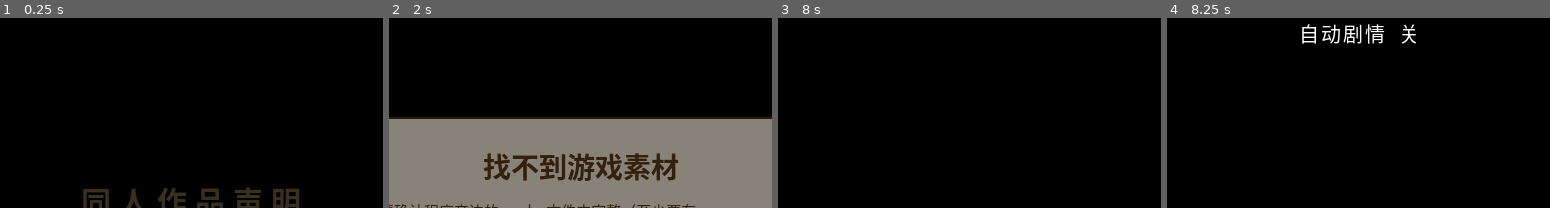
Above: before the commit, frames 1-4 (left to right).
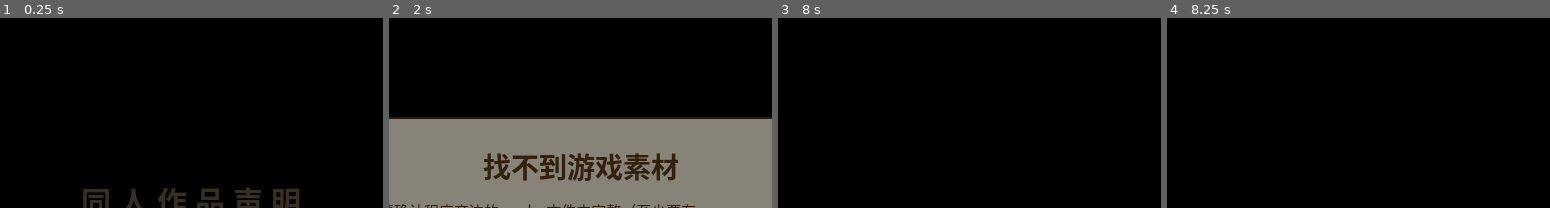
Above: after the commit, the same moments.

Repository: Jsk0o0/cztgodot
Game: Godot game, scene res://scenes/splash.tscn
Two runs of this game, one before a commit and one after it. Both use one fixed random seed, a clock stepped at 60 frames per second and the inputs below.
Inputs (mouse positions are % of the whole screen's width and height, from its top left):
- Up to frame 1 (0.25 s): no input
- Up to frame 2 (2 s): tap Enter (ui_accept) at 0.5, 0.77 s; move the mouse to (73, 54) at 0.52 s; hold Right (ui_right) 0.53-1.25 s; tap R at 0.6 s; click (73, 54) at 0.67 s; drag from (29, 70) to (45, 94) at 1.27 s
- Up to frame 3 (8 s): move the mouse to (61, 28) at 2.02 s; hold Right (ui_right) 2.03-2.75 s; hold Keypad Enter 2.03-2.75 s; click (61, 28) at 2.17 s; tap R at 2.3, 3.8, 5.1, 6.8 s; tap Enter (ui_accept) at 2.75, 3.5, 3.77, 4.25, 5, 5.75, 6.77 s; drag from (45, 94) to (19, 39) at 2.77 s; move the mouse to (81, 86) at 3.52 s; hold Left (ui_left) 3.53-4.25 s; hold Shift 3.53-4.25 s; click (81, 86) at 3.67 s; drag from (19, 39) to (35, 23) at 4.27 s; move the mouse to (55, 62) at 5.02 s; hold Down (ui_down) 5.03-5.75 s; click (55, 62) at 5.17 s; drag from (35, 23) to (29, 70) at 5.77 s; move the mouse to (73, 54) at 6.52 s; hold Up (ui_up) 6.53-7.25 s; tap Tab at 6.6 s; click (73, 54) at 6.67 s; drag from (29, 70) to (45, 94) at 7.27 s
- Up to frame 4 (8.25 s): move the mouse to (61, 28) at 8.02 s; hold Down (ui_down) from 8.03 s (still down); tap C at 8.1 s; click (61, 28) at 8.17 s
The pictures show only the part of the screen within x 25-75%, y 0-50%; the shares and areas given below are measured in that part.

Frames 1-3 are identical in both runs. In frame 4, 1.2% of the frame differs, in the area x 35-66%, y 3-14%.
Error before the commit: Trying to assign value of type 'Nil' to a variable of type 'Dictionary'. (res://scripts/battle/battle.gd:65)
Error after the commit: Parse Error: Cannot infer the type of "lp" variable because the value doesn't have a set type. (res://scripts/field/dialog.gd:670)

Commit message:
fix(dialog): 多选项鼠标悬停/点击选中 + 选项框居中

Diff:
--- a/godot/scripts/field/dialog.gd
+++ b/godot/scripts/field/dialog.gd
@@ -1,52 +1,52 @@
 class_name Dialog
 extends CanvasLayer
-## 对白 / 旁白 / 提示窗口: 原版事件指令 0x0a text → add_talkmsg 0x464be7, 绘制 talk_render 0x463be8, 输入 0x4649cf
-## text 参数 (角色, w1..w9, 文本):
-##   w1 自动推进时间 (×10 ms, 0 = 不自动); (w2,w3) 起点 → (w4,w5) 目标 (左上角, 800×600); w6 移动速度 (0 直接出现,
-##   有 0x800 时 w6 像素/帧匀速, 否则每帧走剩余距离/w6); w7×w8 宽高 (像素; 0x4000 时为字数×行数; 0 = 自动)
-##   w9 标志: 0x1 只能等计时 / 0x2 纯色底 (window_color ARGB) + 对话框边框图, 否则九宫格皮肤 / 0x8 不画继续箭头 /
-##   0x10 忽略点击 / 0x20 文字显示完才开始计时 / 0x800 匀速滑动 / 0x1000 头顶单行小泡 / 0x2000 锚定在角色头上 /
-##   0x4000 宽高以字/行计 (w8==1 时以 (x,y) 为中心) / 0x8000 不画边框图
-## 文字: 宋体 20px (原版 GDI「細明體」回退宋体), 全角前进 20+字距, 行高 20+行距, 伪粗体 + 1px 黑影, 不抗锯齿
-## 控制码: %N 换行, %Cn 调色板颜色, %Sn 每 n 帧出一个字 (%S0 一次显示完), %P 分页, %B<标签>. 选项, %T<物品>. 物品名, %K 固定速度
-## 推进: 左键 / 空格 / 回车 —— 第一次按显示完本页, 再按下一页 / 关闭; 选项用 ↑↓ / 鼠标, 回车确认
+
+
+
+
+
+
+
+
+
+
 
 signal closed(actor: int)
 
-## 调色板 0x4e4818 (前 11 项; %C5 说话者 / 名字栏, %C9 高亮)
+
 const PALETTE := [Color8(255, 255, 255), Color8(0, 0, 0), Color8(255, 0, 0), Color8(0, 255, 0), Color8(0, 0, 255),
 	Color8(231, 207, 171), Color8(209, 168, 100), Color8(204, 196, 178), Color8(237, 192, 95), Color8(255, 168, 50),
 	Color8(0, 128, 255)]
-const SKIN := "ui/all_sys/0139_000_九公格框1/000.png"      # ACT 9008 九宫格 (32×32 格)
-const BORDER := "ui/all_sys/0009_000_对话框/000.png"       # ACT 9002 对话框边框 504×114
+const SKIN := "ui/all_sys/0139_000_九公格框1/000.png"
+const BORDER := "ui/all_sys/0009_000_对话框/000.png"
 const ARROW := ["ui/all_sys/0227_000_游标图1/002.png", "ui/all_sys/0227_000_游标图1/003.png"]
-const BAR := "ui/all_sys/0115_000_光棒/000.png"           # ACT 9014 选中光棒
+const BAR := "ui/all_sys/0115_000_光棒/000.png"
 const FRAME := 1.0 / 35.0
 
 var field: Node
-var windows := {}                # 角色号 → TalkWindow
+var windows := {}
 var last_choice := 0
-var auto_choice := 0             # 自动推进时选第几个选项 (自动通关测试换着选)
-var auto_seq: Array = []          # 自动通关: 一个事件里第 k 个选项框选第几项 (有就优先用)
+var auto_choice := 0
+var auto_seq: Array = []
 var _auto_menu_i := 0
 var _auto_last := ""
 var _auto_same := 0
-var auto_advance := 0.0          # 调试: 等待按键的窗口显示多少秒后自动推进 (--auto-advance=秒), 选项选第一个
-var choice_wait := 0.0           # 调试: 自动推进时选项框多停几秒 (--choice-wait=秒, 录制用; 0 = 同 auto_advance)
-static var TRACE := OS.get_cmdline_user_args().has("--trace-dlg")   # 调试: 打印每句的停留 / 配音时长
+var auto_advance := 0.0
+var choice_wait := 0.0
+static var TRACE := OS.get_cmdline_user_args().has("--trace-dlg")
 var tex := {}
 var font: FontVariation
 
 
 func _ready() -> void:
-	layer = 10   # 在淡入淡出遮罩 (8) 之上: 原版开场字幕就是黑幕上的字
+	layer = 10
 	for a in OS.get_cmdline_user_args():
 		if a.begins_with("--auto-advance="):
 			auto_advance = float(a.substr(15))
 		elif a.begins_with("--choice-wait="):
 			choice_wait = float(a.substr(14))
-		elif a.begins_with("--choices="):   # 调试: 自动推进时依次选第几个选项 (0 起, 逗号分隔)
-			auto_seq = Array(a.substr(10).split(",")).map(func(x): return int(x))
+		elif a.begins_with("--choices="):
+			auto_seq = Array(a.substr(10).split(",")).map( func(x): return int(x))
 	for k in [SKIN, BORDER, BAR] + ARROW:
 		tex[k] = Game.load_texture(k)
 	font = talk_font()
@@ -55,7 +55,7 @@
 static var _talk_font: FontVariation
 
 
-## 原版是 GDI 宋体 20px、无抗锯齿、伪粗体; 在高分辨率下发糊, 改用清晰的抗锯齿黑体, 缺字时回退系统字体
+
 static func talk_font() -> FontVariation:
 	if _talk_font == null:
 		var base := SystemFont.new()
@@ -69,8 +69,8 @@
 	return _talk_font
 
 
-## 翻页箭头 ACT 9019 qq16 (0227 的 002/003 各 9 逻辑帧循环): 全局播放器 0x9f2d78, 所有对话框共用;
-## 只要有对话消息存在就每帧走一格 (0x463c25), 不随换页 / 开新框重来
+
+
 static var arrow_player := UiAct.Player.new()
 
 
@@ -90,7 +90,7 @@
 	if windows.has(actor):
 		var w: TalkWindow = windows[actor]
 		windows.erase(actor)
-		if w.voiced != "":   # 翻页 / 关掉对话框: 这句的配音跟着停 (已经换成别的窗口的配音就不管)
+		if w.voiced != "":
 			Game.stop_voice(w.voiced)
 		w.queue_free()
 		closed.emit(actor)
@@ -101,8 +101,8 @@
 		close(a)
 
 
-## 字距 / 行距 (op 0x0e / 0x0f 写 [0x4e4814] / [0x4e4816]): 全局值, 事件脚本和战斗脚本 (FIGTALK 0x0e / 0x0f) 共用,
-## 程序启动时为 5 / 5 (数据段初值), 之后一直沿用最后一次设定 (以前事件脚本默认 2 / 5、战斗里不生效, 是推测)
+
+
 static var char_spacing := 5
 static var line_spacing := 5
 
@@ -116,26 +116,26 @@
 	var w := TalkWindow.new()
 	w.dlg = self
 	w.actor = actor
-	w.anchor = anchor   # 标志 0x40: 用这个世界坐标 (而不是角色) 当头顶锚点 (例 战斗台词气泡 0x447c87)
+	w.anchor = anchor
 	w.setup(p, text, bg, caption, spacing, line_gap)
 	add_child(w)
 	windows[actor] = w
-	w.voiced = Game.play_voice(text)   # 同人新增的对白配音 (有这句的语音文件才播)
+	w.voiced = Game.play_voice(text)
 	if TRACE:
 		print("DLG %.1f show a=%d limit=%.2f pages=%d voice=%s len=%.2f text=%s" % [Time.get_ticks_msec() / 1000.0,
 			actor, w.limit, w.pages.size(), w.voiced, Game.voice_len(), text.replace("\n", "⏎").substr(0, 60)])
 
 
-## 选项提示框 0x465467(x, y, 宽, 高, _, _, 文本, 框 2): 标志 8 (不画翻页箭头), 文字内缩 (+0x6c, +0x6e) = (24, 24), 字距 2, 行距 6
+
 func show_prompt(box: Rect2, text: String) -> void:
 	var r := [0, box.position.x, box.position.y, box.position.x, box.position.y, 0, box.size.x, box.size.y, 8]
-	show_text(0xff01, r, text, Color.BLACK, "", 2, 6)
-	var w: TalkWindow = windows[0xff01]
+	show_text(65281, r, text, Color.BLACK, "", 2, 6)
+	var w: TalkWindow = windows[65281]
 	w.inset = Vector2(24, 24)
 	w.tip_skin = true
 
 
-## 玩家按确认: 交给第一个接受点击的窗口
+
 func advance() -> bool:
 	for a in windows.keys():
 		var w: TalkWindow = windows[a]
@@ -151,28 +151,28 @@
 	return false
 
 
-## 战斗 HUD (结算框等) 也用这个
-## 九宫格皮肤 (0x465a3c(act, x, y, w, h)): ACT 9008 的 9 个动作, 每块是 32×32 的方块 (XB 0..32, 原点在左上),
-## 0x46a983 的缩放参数是「在 CS=1 上加多少」→ 实际倍数 = 1 + 参数:
-##   中心 qq4 (格 3, 染色 0x96FFFFFF): 在 (x, y+2), 倍数 (1+(w−34)/31, 1+(h−34)/31) → 约 1.03w × 1.03h, 盖满整个框内
-##   上边 qq1 (格 1) 在 (x, y)、下边 qq7 (格 5) 在 (x, y+(h−32)·31/32): 宽 = w (倍数 w/32)
-##   左边 qq3 (格 2) 在 (x−5, y+2)、右边 qq5 (格 2 镜像) 在 (x+w−31, y+2): 高 = h−32
-##   四角 qq0 / qq2(镜像) / qq6 / qq8(镜像) 在 (x−5 | x+w−31, y | y+(h−32)·31/32), 不缩放
-## 绘制顺序 中心 → 上 → 下 → 左 → 右 → 四角, 角盖住边两端 (边格末端 3px 透明, 拉伸后会露缝, 正好被角挡住)
-## 单行提示框 0x466f7d(x, y, _, 时长 ×10ms, 文本, _) → add_talkmsg (逆向 0x464be7 / 0x466c08 / 0x463be8):
-##   (x, y) 是框中心; 字节数 n: 全角 2 / 半角 1, %C %O %D %S 不计 (跳 3), %B %A 不计 (跳 2), '.' 不计, 第一个 %N 处停止计数并被忽略;
-##   框宽 = 22·(n>>1) + 40 + 10·(n&1), 高 52, 左上 = (x − 宽/2, y − 高/2); 九宫格框 2 (ACT 9009); 文字从 +(20,16) 起,
-##   20px, 全角前进 22、半角前进 12 (字距 2), 白色 (%C<d> 换调色板色), 模式 4 (对白画法, 带阴影)
-##   %B 标签 (到 '.' 为止) 是按钮: 选中项在标签画完后叠光棒 ACT 9014 qq8: (首字 x − 4, y − 4, 标签宽 + 8, 28), alpha 0x78
-##   战斗消息 (400, 80, 时长 200 = 2 秒, 同一时间一条、点击无效); FIGTALK 0x7d7 (400, 200); 退驾确认 (400, 280)
+
+
+
+
+
+
+
+
+
+
+
+
+
+
 const TIP_SKIN := "ui/all_sys/0251_000_九宫格框2/000.png"
 static var _tip_skin: Texture2D
 static var _bar_tex: Texture2D
 
 
-## → {box, glyphs: [[字, 位置, 颜色]], buttons: [光棒矩形], hits: [按钮判定矩形]}
-## 判定矩形 (add_tbutton 0x4655da) 按「每字节 12 像素」算, 和实际画的位置 (全角 11/字节) 有偏差, 原版如此:
-##   x1 = 框x + 20 + 12 × 标签前的字节数, 宽 = (标签字节数 >> 1) × 22, y = 框y + 16, 高 20
+
+
+
 static func tip_layout(t: String, c: Vector2) -> Dictionary:
 	var n := 0
 	var counting := true
@@ -216,7 +216,7 @@
 				in_btn = false
 			i += 1
 			continue
-		var full := ch.unicode_at(0) >= 0x80
+		var full := ch.unicode_at(0) >= 128
 		if counting:
 			n += 2 if full else 1
 		if in_btn:
@@ -246,21 +246,21 @@
 	draw_tip_layout(ci, tip_layout(t, center), sel)
 
 
-## 画 tip_layout 的结果 (框 2 + 文字 + 选中的光棒)
+
 static func draw_tip_layout(ci: CanvasItem, L: Dictionary, sel := -1) -> void:
 	if _tip_skin == null:
 		_tip_skin = Game.load_texture(TIP_SKIN)
 	draw_nine(ci, _tip_skin, L.box, true)
 	var f := talk_font()
 	for g in L.glyphs:
-		var p: Vector2 = g[1] + Vector2(0, 17)   # 同对白框: 字顶 + 17 为基线
+		var p: Vector2 = g[1] + Vector2(0, 17)
 		ci.draw_string(f, p + Vector2(1, 1), g[0], HORIZONTAL_ALIGNMENT_LEFT, -1, 20, Color(0, 0, 0))
 		ci.draw_string(f, p, g[0], HORIZONTAL_ALIGNMENT_LEFT, -1, 20, g[2])
 	if sel >= 0 and sel < L.buttons.size():
 		if _bar_tex == null:
 			_bar_tex = Game.load_texture(BAR)
 		if _bar_tex:
-			ci.draw_texture_rect(_bar_tex, L.buttons[sel], false, Color(1, 1, 1, 0x78 / 255.0))
+			ci.draw_texture_rect(_bar_tex, L.buttons[sel], false, Color(1, 1, 1, 120 / 255.0))
 
 
 static func draw_nine(ci: CanvasItem, t: Texture2D, r: Rect2, center_tex := false, center := true) -> void:
@@ -272,19 +272,19 @@
 	var y := r.position.y
 	var w := r.size.x
 	var h := r.size.y
-	# 底边一排的 y (0x465ea4): 纵向缩放 = (h − 32) / 31 (0x4cdebc), 底边放在 y + 缩放 × 31 (0x4cdeb0) = y + h − 32。
-	# 以前写成 (h − 32) × 31/32 (把横向的 1/32 系数误套到纵向), 框越高底边越往上缩: 结算物品框 (高 320) 高了 9 像素, 暗底露在框外 (用户反馈)
+
+
 	var by := y + h - 32.0
 	var rx := x + w - 31.0
 	var cell := func(k: int) -> Rect2: return Rect2((k % 4) * c, int(k / 4.0) * c, c, c)
-	# 中心底: 原版把中心格放大约 1.03 倍铺在框内; 按原公式算出的范围会超出右 / 下边框 (宽 448 的结算框超出约 11 像素),
-	# 所以以边框线为界: 左右边框线在 x−3..x+1 / x+w−5..x+w−1, 上下在 y+2..y+6 / by+26..by+30 (皮肤图格 1/2/5 的不透明行列),
-	# 底色从线的中间铺到对边线的中间, 不出框。
-	# 中心格是几乎均匀的暗色 (平均 RGB 17,18,0、alpha 239), 乘 0x96 后直接画实色:
-	# 战斗画面 + 高清贴图下按区域取样这一格会变成透明 (原因未查明), 画实色在所有情况下都一致
+
+
+
+
+
 	var fill := Rect2(x - 1.0, y + 4.0, w - 2.0, by + 28.0 - (y + 4.0))
-	if center and fill.size.x > 0 and fill.size.y > 0:   # center = false: 0x465ea4 模式 0, 不画中心块
-		if center_tex:   # 框 2: 中心格是木纹, 拉伸后染 0x96FFFFFF (alpha 150, 0x465aac)
+	if center and fill.size.x > 0 and fill.size.y > 0:
+		if center_tex:
 			ci.draw_texture_rect_region(t, fill, cell.call(3), Color(1, 1, 1, 150 / 255.0))
 		else:
 			ci.draw_rect(fill, Color8(17, 18, 0, int(239 * 150 / 255.0)))
@@ -297,7 +297,7 @@
 		var dst: Rect2 = pc[0]
 		if dst.size.x <= 0 or dst.size.y <= 0:
 			continue
-		if pc[2]:   # 水平镜像
+		if pc[2]:
 			ci.draw_set_transform(Vector2(dst.position.x * 2 + dst.size.x, 0), 0, Vector2(-1, 1))
 			ci.draw_texture_rect_region(t, dst, cell.call(pc[1]))
 			ci.draw_set_transform(Vector2.ZERO, 0, Vector2.ONE)
@@ -305,7 +305,7 @@
 			ci.draw_texture_rect_region(t, dst, cell.call(pc[1]))
 
 
-## 自动推进时的选项: 默认 auto_choice; 同一组选项连问 3 次以上改选最后一个 (通常是「离开」), 避免循环
+
 func auto_pick(opts: Array) -> int:
 	var key := str(opts)
 	_auto_same = _auto_same + 1 if key == _auto_last else 0
@@ -330,14 +330,14 @@
 	return str(id)
 
 
-# ---------------------------------------------------------------------------------------------
+
 
 class TalkWindow:
 	extends Control
 
 	var dlg: Dialog
 	var actor := 0
-	var voiced := ""   # 这句在播的配音 (Game.play_voice 返回的 key), 关窗时停
+	var voiced := ""
 	var p: Array = []
 	var flags := 0
 	var bg := Color.BLACK
@@ -346,44 +346,45 @@
 	var pos := Vector2.ZERO
 	var target := Vector2.ZERO
 	var wsize := Vector2(510, 120)
-	var inset := Vector2(15, 10)       # 文字内缩 (+0x6c, +0x6e)
-	var tip_skin := false              # 框 2 (ACT 9009), 0x465467 用
-	var grow := 1.0                    # 0x2000 气泡从 40×40 放大到全尺寸
-	var anchor: Variant = null         # 0x40: 世界坐标锚点
-	var pages: Array = []              # 每页: [行...], 行: [[字符, 颜色, 速度], ...]
+	var inset := Vector2(15, 10)
+	var tip_skin := false
+	var grow := 1.0
+	var anchor: Variant = null
+	var pages: Array = []
 	var page := 0
-	var shown := 0                     # 本页已显示的字符数
+	var shown := 0
 	var page_chars := 0
 	var timer := 0.0
-	var limit := 0.0                   # 自动推进时间 (秒)
+	var limit := 0.0
 	var t_frame := 0.0
 	var countdown := 0
-	var options: Array = []            # [{text, line, col}]
+	var options: Array = []
 	var sel := 0
 	var age := 0.0
-	var done_t := 0.0                  # 演示模式: 本页显示完已停留的时间
+	var done_t := 0.0
 	var caption := ""
+	var centered := false
 
 	func setup(params: Array, text: String, color: Color, cap: String, sp: int, lg: int) -> void:
 		p = params
 		flags = int(p[8])
-		add_to_group("talk_windows")   # 光标: 有对话框时强制普通指针 (0x467474 看 [0xa84c48])
+		add_to_group("talk_windows")
 		bg = color
 		spacing = sp
 		line_gap = lg
 		caption = cap
 		limit = int(p[0]) * 0.01
 		mouse_filter = Control.MOUSE_FILTER_IGNORE
-		var cw := 20 + spacing                       # 全角字宽
+		var cw := 20 + spacing
 		var w := float(p[6])
 		var h := float(p[7])
-		var units := flags & 0x4000 != 0
+		var units := flags & 16384 != 0
 		var lines := _layout(text, cw, w, units)
 		var inner_w := 0.0
 		for ln in lines:
 			inner_w = maxf(inner_w, _line_width(ln, cw))
 		var lh := 20 + line_gap
-		if flags & 0x2000 and w == 0:
+		if flags & 8192 and w == 0:
 			wsize = Vector2(maxf(inner_w + 30, 60), maxf(lines.size() * lh + 20, 40))
 		elif units:
 			var cols := w if w > 0 else ceilf(inner_w / cw)
@@ -391,14 +392,14 @@
 			wsize = Vector2(cols * cw + 30, rows * lh + (20 if rows > 1 else 15))
 		else:
 			wsize = Vector2(w if w > 0 else inner_w + 30, h if h > 0 else lines.size() * lh + 20)
-		# 分页
-		var per := lines.size() if flags & 0x2000 else maxi(1, int((wsize.y - 20) / lh))
+
+		var per := lines.size() if flags & 8192 else maxi(1, int((wsize.y - 20) / lh))
 		if units and h > 0:
 			per = int(h)
 		pages = []
 		var cur: Array = []
 		for ln in lines:
-			if ln.size() == 1 and ln[0][0] == "\f":    # %P
+			if ln.size() == 1 and ln[0][0] == "\f":
 				pages.append(cur)
 				cur = []
 				continue
@@ -418,19 +419,24 @@
 			target -= wsize * 0.5
 		if float(p[5]) == 0:
 			pos = target
-		if flags & 0x2000:
+		if flags & 8192:
 			grow = 0.0
+		# 有多个选项的窗口 (选择题): 一律摆到 800×600 界面正中, 不跟着说话人的头走
+		if not options.is_empty():
+			centered = true
+			pos = Vector2(maxf(0.0, (800.0 - wsize.x) * 0.5), maxf(0.0, (600.0 - wsize.y) * 0.5))
+			target = pos
 		position = pos
 		size = wsize
 
-	## 文本 → 行 (自动换行), 每个字符带颜色和速度
+
 	func _layout(text: String, cw: int, w: float, units: bool) -> Array:
 		var lines: Array = [[]]
 		var col: Color = Dialog.PALETTE[0]
 		var speed := 3
-		var max_w := 1e9
-		if flags & 0x2000 and w == 0:
-			max_w = 10 * cw if text.length() > 10 else 1e9
+		var max_w := 1000000000.0
+		if flags & 8192 and w == 0:
+			max_w = 10 * cw if text.length() > 10 else 1000000000.0
 		elif units and w > 0:
 			max_w = w * cw
 		elif w > 0:
@@ -485,7 +491,7 @@
 					continue
 			if _line_width(lines[-1], cw) + _char_w(ch, cw) > max_w + 0.5:
 				lines.append([])
-			# 空格不占逐字显示时间 (否则开场字幕「   纪元前六二九年…」在原版给的 3 秒内打不完)
+
 			lines[-1].append([ch, col, 0 if ch == " " or ch == "　" else speed])
 			i += 1
 		while lines.size() > 1 and lines[-1].is_empty():
@@ -493,8 +499,8 @@
 		return lines
 
 	func _char_w(ch: String, cw: int) -> float:
-		# ui_re.md §2: 全角前进 20 + 字距, 半角前进 10 + 字距 (以前半角写成全角的一半)
-		return cw if ch.unicode_at(0) >= 0x80 else cw - 10
+
+		return cw if ch.unicode_at(0) >= 128 else cw - 10
 
 	func _line_width(ln: Array, cw: int) -> float:
 		var s := 0.0
@@ -514,16 +520,16 @@
 		return shown >= page_chars
 
 	func wants_input() -> bool:
-		return not (flags & 0x1) and (limit <= 0.0 or options.size() > 0)
-
-	## 确认键: 先显示完本页, 再翻页 / 关闭; 有选项时确认选项
+		return not (flags & 1) and (limit <= 0.0 or options.size() > 0)
+
+
 	func on_confirm() -> bool:
-		# 选项按钮 (%B) 走独立的输入 0x465656: 左键 / 回车直接确认, 不受消息框 0x1 / 0x10 位影响 (天书书吏的提问是旗标 0x38)
+
 		if options.size() and page_done() and page == pages.size() - 1:
 			dlg._choose(actor, sel)
 			return true
-		# 0x4649cf: 带 0x1 不接受按键; 带 0x10 要等计时到了才接受
-		if flags & 0x1 or (flags & 0x10 and timer < limit):
+
+		if flags & 1 or (flags & 16 and timer < limit):
 			return false
 		if not page_done():
 			shown = page_chars
@@ -552,7 +558,7 @@
 		var d := target - pos
 		if d.length() > 0.5:
 			var sp := float(p[5])
-			if flags & 0x800:
+			if flags & 2048:
 				pos += d.normalized() * minf(sp, d.length())
 			elif sp > 0:
 				pos += d / sp if d.length() > sp else d * 0.5
@@ -560,10 +566,10 @@
 				pos = target
 		if grow < 1.0:
 			grow = minf(1.0, grow + 0.2)
-		if flags & 0x2000:
+		if flags & 8192 and not centered:
 			_follow_head()
 		position = pos
-		# 逐字显示: 每 %S 帧出一个字, %S0 一次显示完
+
 		if not page_done():
 			age = 0.0   # 打字期间不计自动剧情的时间, 打完才从头算停留
 			countdown -= 1
@@ -571,14 +577,14 @@
 				var c: Array = _char_at(shown)
 				shown += 1
 				if int(c[2]) > 0:
-					# 设定「文字速度」: 每字帧数加修正 [+2,+1,0,−1,−2,−3][值/20] (0x4e4190), 值 0..100
+
 					var ts := int(MainMenu.setting("text_speed") * 100.0)
 					countdown = maxi(int(c[2]) + [2, 1, 0, -1, -2, -3][clampi(ts / 20, 0, 5)], 1)
 					break
 		# 语音保护 (用户反馈: 独白"纪元前六二九年…"语音没读完就跳下一句). 这句配音还在播就不自动推进:
 		# 原版剧本的 limit (停留时间) 是按阅读速度给的, 加了配音后配音比 limit 长, 以前到点就翻页把话截断
 		var vbusy: bool = Game._voice != null and Game._voice.playing
-		if limit > 0.0 and (page_done() or not (flags & 0x20)):
+		if limit > 0.0 and (page_done() or not (flags & 32)):
 			timer += Dialog.FRAME
 			if vbusy:
 				timer = minf(timer, limit)   # 到点但语音没播完: 压住, 播完立刻翻
@@ -605,7 +611,7 @@
 					_next()
 				return
 		if options.size() and dlg.choice_wait > 0.0 and dlg.auto_seq.size() and age >= dlg.choice_wait * 0.55:
-			sel = clampi(int(dlg.auto_seq[mini(dlg._auto_menu_i, dlg.auto_seq.size() - 1)]), 0, options.size() - 1)   # 录制: 光棒先停到要选的项
+			sel = clampi(int(dlg.auto_seq[mini(dlg._auto_menu_i, dlg.auto_seq.size() - 1)]), 0, options.size() - 1)
 		if dlg.auto_advance > 0.0 and vbusy:
 			age = minf(age, maxf(dlg.auto_advance - 0.15, 0.0))   # 配音没播完不翻页, 播完约 0.15 秒后翻
 		# 自动剧情: 只自动翻叙事页; 遇到选项就停住等玩家选 (以前连选项也 auto_pick 乱选)
@@ -624,11 +630,11 @@
 			n += ln.size()
 		return [" ", Color.WHITE, 0]
 
-	## 0x2000: 头顶投影 → x = 头x − 宽/2 (头x≥320 时 − 宽/3), y = 头y − 高; 限制在 x∈[20, 630−宽], y∈[20, 470−高]
-	## (这些常量是 640×480 时代留下的, 原样作用在 800×600 上)
+
+
 	func _follow_head() -> void:
 		var hp: Vector2
-		if flags & 0x40 and anchor is Vector3:
+		if flags & 64 and anchor is Vector3:
 			hp = dlg.field.screen_pos(anchor)
 		else:
 			var a: Node3D = dlg.field.actor(actor) if dlg.field else null
@@ -644,33 +650,49 @@
 	func _input(e: InputEvent) -> void:
 		if options.is_empty() or not page_done() or page != pages.size() - 1:
 			return
-		# 选项按钮输入 0x465656 (逆向确认): 方向键换项 (不循环, 到头也播 0x201); 鼠标进入按钮换项 (换了才播 0x201);
-		# 取消键 (Esc / 左右 Ctrl / 右键) 先播 0x202, 只有全局标志 [0x9f2e90] (Game.cancel_lock) 为 0 时才等于选中第 0 项并确认,
-		# 同时留下「已取消」标记 (Game.cancel_residual); 标志不为 0 时没有别的效果
+
+
+
 		if e is InputEventKey and e.pressed and not e.echo:
 			if e.keycode in [KEY_UP, KEY_LEFT]:
 				sel = maxi(sel - 1, 0)
-				Game.play_sound(0x201)
+				Game.play_sound(513)
 				get_viewport().set_input_as_handled()
 			elif e.keycode in [KEY_DOWN, KEY_RIGHT]:
 				sel = mini(sel + 1, options.size() - 1)
-				Game.play_sound(0x201)
+				Game.play_sound(513)
 				get_viewport().set_input_as_handled()
 			elif e.keycode in [KEY_ESCAPE, KEY_CTRL]:
 				_cancel_key()
 				get_viewport().set_input_as_handled()
+		elif e is InputEventMouseButton and e.pressed and e.button_index == MOUSE_BUTTON_LEFT:
+			# 选择题窗口: 点哪条就选哪条; 没点在选项上就算点空了 (以前会悄悄选默认项 0)
+			var lp := make_input_local(e).position
+			var hit := -1
+			for k in options.size():
+				if _option_rect(k).has_point(lp):
+					hit = k
+					break
+			if hit >= 0:
+				sel = hit
+				dlg._choose(actor, hit)
+			get_viewport().set_input_as_handled()
 		elif e is InputEventMouseButton and e.pressed and e.button_index == MOUSE_BUTTON_RIGHT:
 			_cancel_key()
 			get_viewport().set_input_as_handled()
 		elif e is InputEventMouseMotion:
-			var lp: Vector2 = (e as InputEventMouseMotion).position - global_position
-			for k in options.size():
-				if _option_rect(k).has_point(lp) and sel != k:
-					sel = k
-					Game.play_sound(0x201)
+			# 宽屏补丁: 界面层有居中偏移 (CanvasLayer.offset), 事件坐标要用 make_input_local 换算成窗口本地坐标
+			_hover_update(make_input_local(e).position)
+
+	func _hover_update(lp: Vector2) -> void:
+		for k in options.size():
+			if _option_rect(k).has_point(lp) and sel != k:
+				sel = k
+				Game.play_sound(513)
+				queue_redraw()
 
 	func _cancel_key() -> void:
-		Game.play_sound(0x202)
+		Game.play_sound(514)
 		if Game.cancel_lock == 0:
 			Game.cancel_residual = true
 			dlg._choose(actor, 0)
@@ -690,16 +712,16 @@
 
 	func _draw() -> void:
 		var sz := wsize * (0.4 + 0.6 * grow) if grow < 1.0 else wsize
-		if flags & 0x2:
+		if flags & 2:
 			var a := bg.a   # 黑底对话框: 不再随 age 渐显, 一出现就是最终半透明黑
 			draw_rect(Rect2(Vector2.ZERO, sz), Color(bg.r, bg.g, bg.b, a))
-			if not (flags & 0x8000) and dlg.tex.get(Dialog.BORDER):
+			if not (flags & 32768) and dlg.tex.get(Dialog.BORDER):
 				draw_texture(dlg.tex[Dialog.BORDER], Vector2(3, 3))
 		elif tip_skin:
 			if Dialog._tip_skin == null:
 				Dialog._tip_skin = Game.load_texture(Dialog.TIP_SKIN)
 			Dialog.draw_nine(self, Dialog._tip_skin, Rect2(Vector2.ZERO, sz), true)
-		elif not (flags & 0x8000):
+		elif not (flags & 32768):
 			_nine_at(Rect2(Vector2.ZERO, sz))
 		if caption != "":
 			_nine_at(Rect2(0, -39, caption.length() * 16 + 20, 40))
@@ -720,8 +742,8 @@
 				x += _char_w(c[0], cw)
 				k += 1
 			y += lh
-		if page_done() and options.is_empty() and not (flags & 0x8) and not (flags & 0x1):
-			Dialog.arrow_player.draw(self, sz - Vector2(32, 32))   # (x + w − 32, y + h − 32)
+		if page_done() and options.is_empty() and not (flags & 8) and not (flags & 1):
+			Dialog.arrow_player.draw(self, sz - Vector2(32, 32))
 			queue_redraw()
 
 	func _text_at(at: Vector2, s: String, col: Color, fs: int) -> void:
